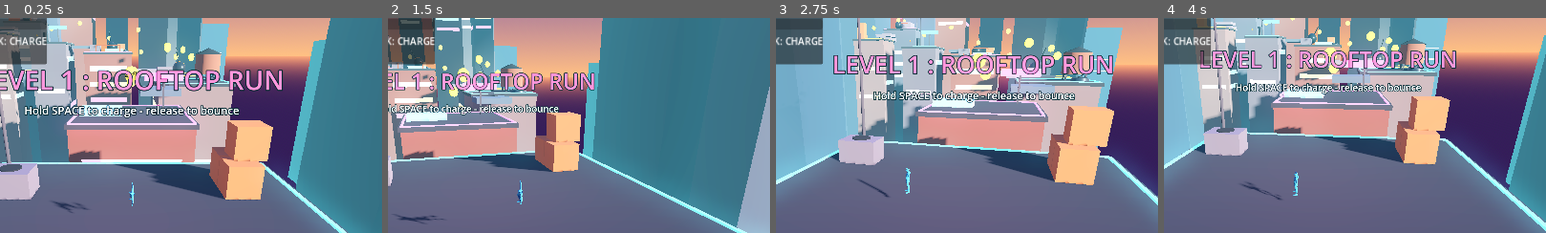
Above: before the commit, frames 1-4 (left to right).
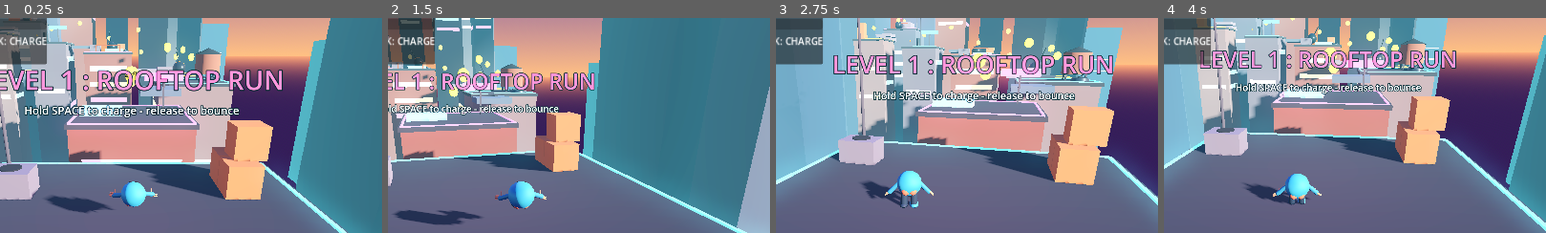
Above: after the commit, the same moments.

Repository: wahwaeknoor-2008/Butt-Bounce
Game: Godot game, scene res://scenes/rooftop_rush.tscn
Two runs of this game, one before a commit and one after it. Both use one fixed random seed, a clock stepped at 60 frames per second and the inputs below.
Inputs (mouse positions are % of the whole screen's width and height, from its top left):
- Up to frame 1 (0.25 s): no input
- Up to frame 2 (1.5 s): tap Enter at 0.5 s; move the mouse to (49, 52) at 0.52 s; hold W from 0.53 s (still down); tap R at 0.6, 1.35 s; click (49, 52) at 0.67 s; tap Space at 0.77 s; move the mouse to (57, 51) at 1.27 s
- Up to frame 3 (2.75 s): keep holding W; tap Space at 1.52 s; move the mouse to (42, 49) at 2.02 s; tap R at 2.1 s
- Up to frame 4 (4 s): move the mouse to (51, 50) at 2.77 s; release W at 2.78 s; hold A 2.78-3.53 s; tap R at 2.85, 3.6 s; click (51, 50) at 2.92 s; tap Space at 3.02, 3.77 s; move the mouse to (46, 48) at 3.52 s; hold W from 3.53 s (still down)
The pictures show only the part of the screen within x 33-83%, y 12-62%; the shares and areas given below are measured in that part.

The runs differ from the first frame. In frame 1, 1.4% of the frame differs, in the area x 8-42%, y 76-91%; in frame 2, 1.7%, in the area x 2-42%, y 75-97%; in frame 3, 1.3%; in frame 4, 1.3%.

Commit message:
Instance uploaded butt-bouncer character in player scene

Diff:
--- a/scenes/player.tscn
+++ b/scenes/player.tscn
@@ -1,7 +1,7 @@
 [gd_scene load_steps=6 format=3]
 
 [ext_resource type="Script" path="res://scripts/player.gd" id="1_player"]
-[ext_resource type="PackedScene" path="res://assets/characters/parkour_character.glb" id="2_character"]
+[ext_resource type="PackedScene" path="res://assets/characters/butt_bouncer.tscn" id="2_character"]
 [ext_resource type="AudioStreamMP3" path="res://assets/audio/launch_fart.mp3" id="3_launch"]
 [ext_resource type="AudioStreamMP3" path="res://assets/audio/fail_sound.mp3" id="4_fail"]
 
@@ -20,9 +20,9 @@
 [node name="Visual" type="Node3D" parent="."]
 
 [node name="ParkourCharacter" parent="Visual" instance=ExtResource("2_character")]
-position = Vector3(0, 0.74, 0)
-rotation_degrees = Vector3(0, 90, 0)
-scale = Vector3(1.45, 1.45, 1.45)
+position = Vector3(0, 0.94, 0)
+rotation_degrees = Vector3(0, 0, 0)
+scale = Vector3(0.82, 0.82, 0.82)
 
 [node name="LaunchAudio" type="AudioStreamPlayer" parent="."]
 stream = ExtResource("3_launch")
